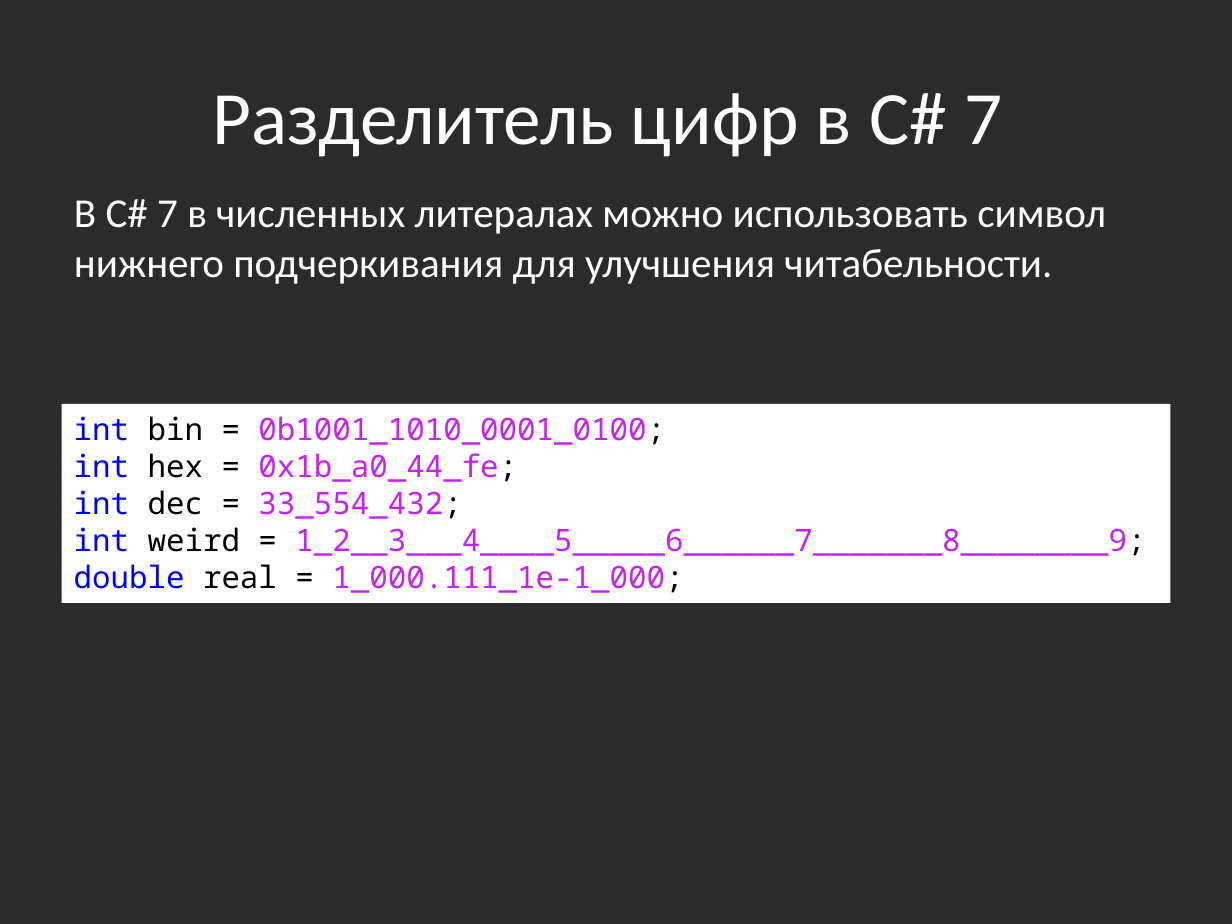
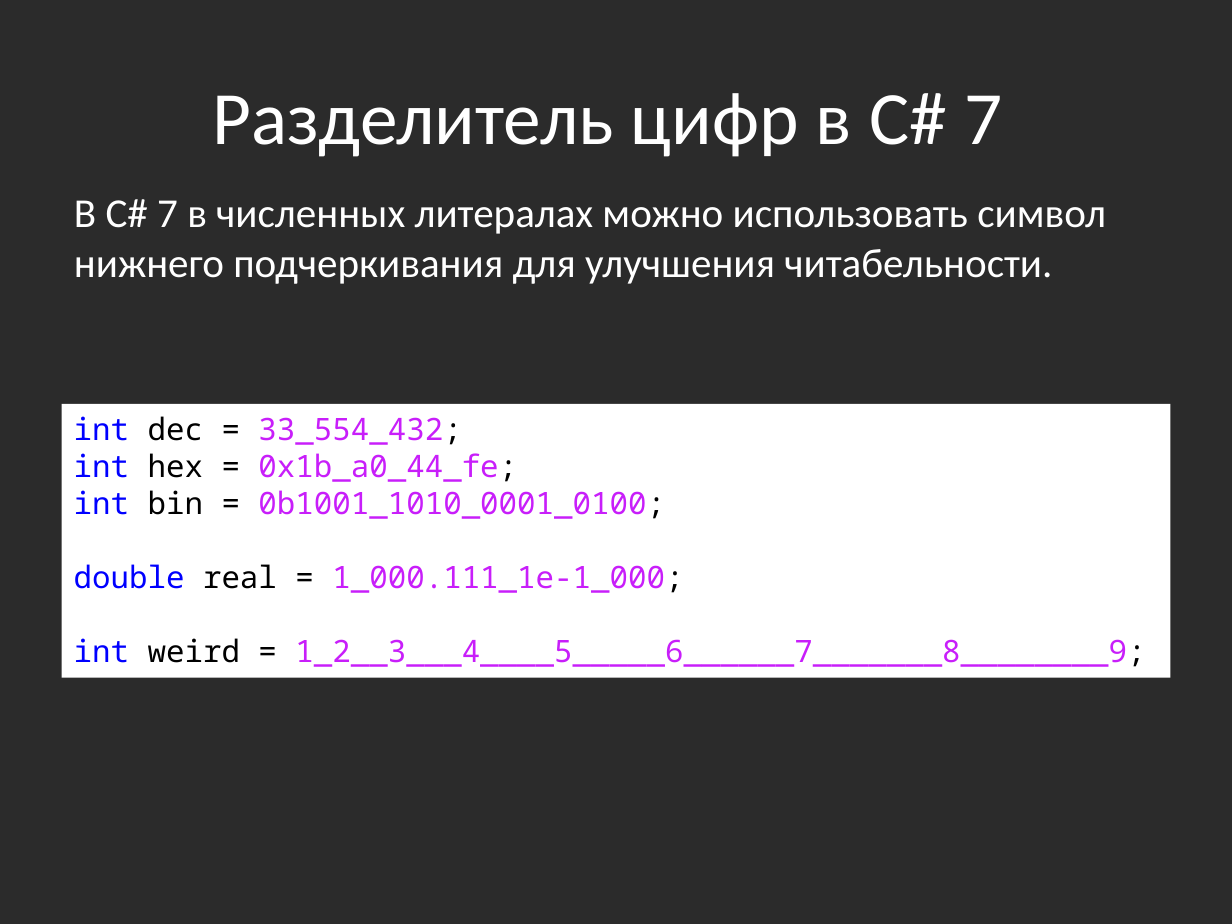
Before and after one commit to bazile/Training, a slide deck: slide 21 of Presentation/lesson-01.pptx. Drawn at 1232x924 pixels with LibreOffice and Linux fonts; fonts in the diff are those of the drawing; background and template pictures are left out; a plain dark background stands for a picture behind light text. Boxes give left, top, right and bottom in pixels: in the first picture for what was removed or moved away, otherwise in the second. Text is boxed around its words. In the diff, an @@ line names an element or a change of style, - is before the commit and + after.

```diff
--- a/Presentation/lesson-01.pptx
+++ b/Presentation/lesson-01.pptx
@@ rectangle "int dec = 33_554_432;": place and size @@
-rectangle "int dec = 33_554_432;" at (62, 404, 1170, 604)
+rectangle "int dec = 33_554_432;" at (62, 404, 1170, 678)
@@ text in rectangle at (74, 416, 517, 482): paragraphs added @@
+int dec = 33_554_432;
+int hex = 0x1b_a0_44_fe;
@@ text in rectangle at (74, 564, 683, 593): text changed @@
-int hex = 0x1b_a0_44_fe;
-int dec = 33_554_432;
+double real = 1_000.111_1e-1_000;
```
Also in this commit, not shown: 1 other slide changed, 2 slides added, 4 other files.
